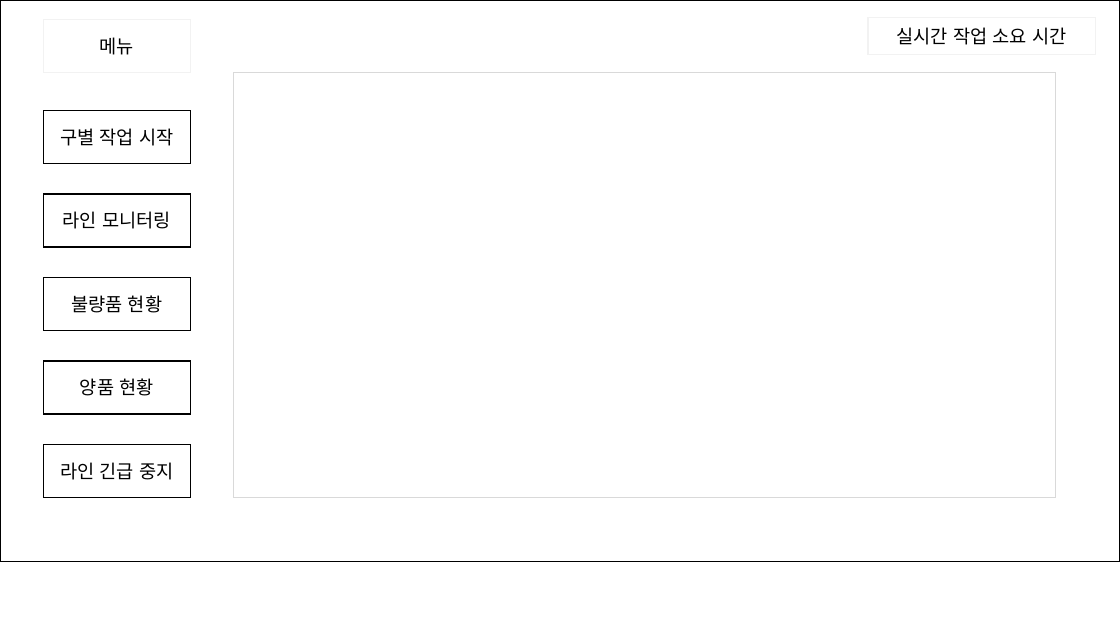
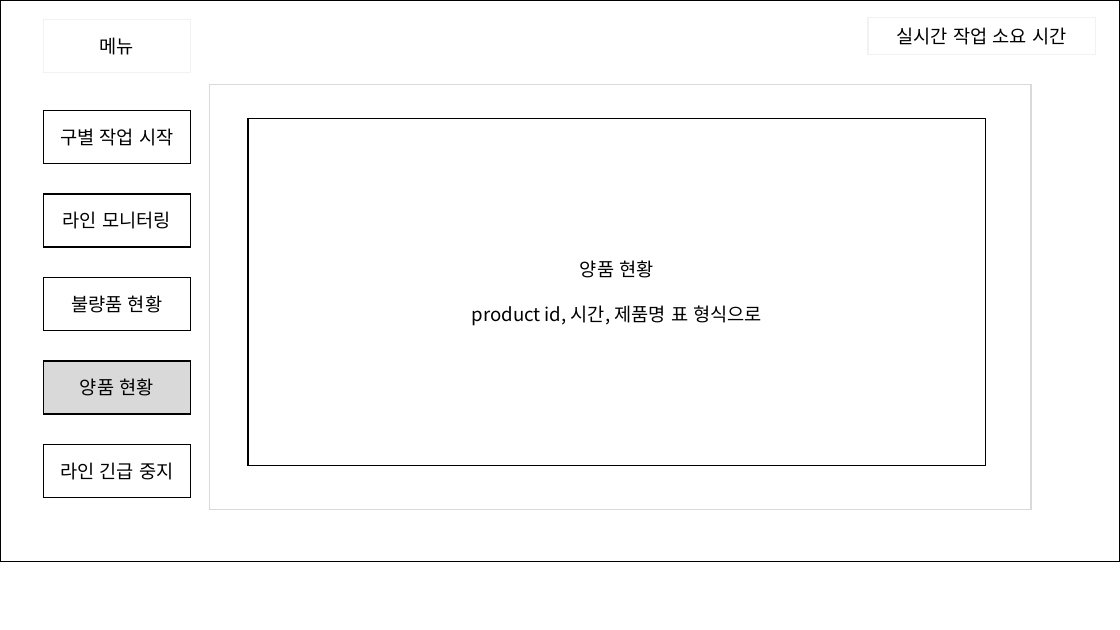
Before and after one commit to ANU-SmartFactory2021/ANU-SmartFactory2021, a slide deck: slide 5 of doc/01. 프로젝트 설계/04. UI/윈폼 구성 샘플.pptx. Drawn at 1120x630 pixels with LibreOffice and Linux fonts; fonts in the diff are those of the drawing. Boxes give left, top, right and bottom in pixels: in the first picture for what was removed or moved away, otherwise in the second. Text is boxed around its words. In the diff, an @@ line names an element or a change of style, - is before the commit and + after.

```diff
--- a/doc/01. 프로젝트 설계/04. UI/윈폼 구성 샘플.pptx
+++ b/doc/01. 프로젝트 설계/04. UI/윈폼 구성 샘플.pptx
@@ rectangle: place and size @@
-rectangle at (234, 72, 1055, 497)
+rectangle at (209, 85, 1031, 510)
@@ rectangle added at (248, 118, 986, 465), fill #FFFFFF, outline #000000 1 pt, 16 pt, text #000000 @@
+양품 현황
+product id, 시간, 제품명 표 형식으로
@@ rectangle "양품 현황" at (43, 361, 191, 414): fill #FFFFFF to #D9D9D9 @@
```
Also in this commit, not shown: 4 other slides changed, 1 slide added.
